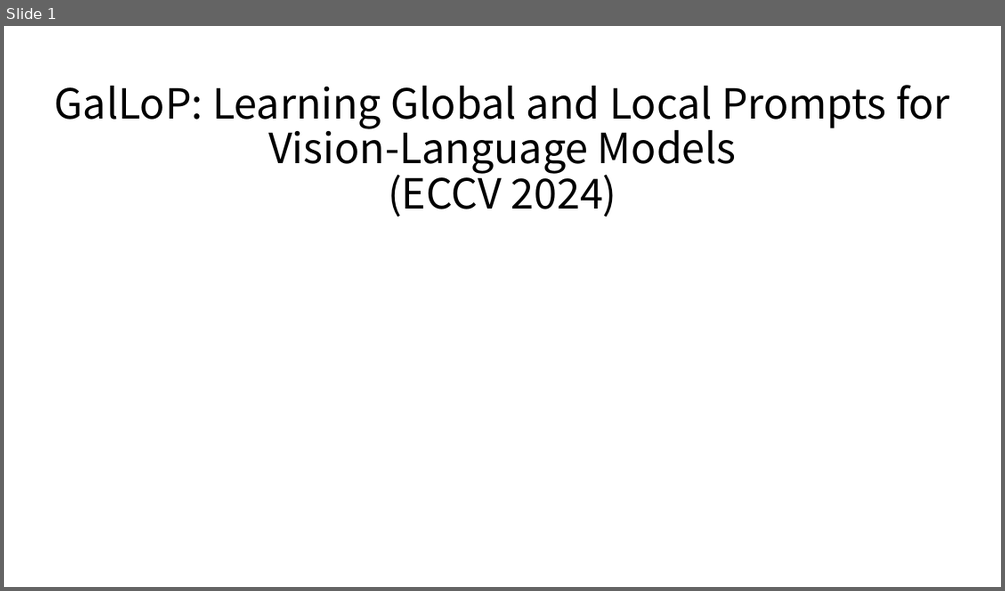
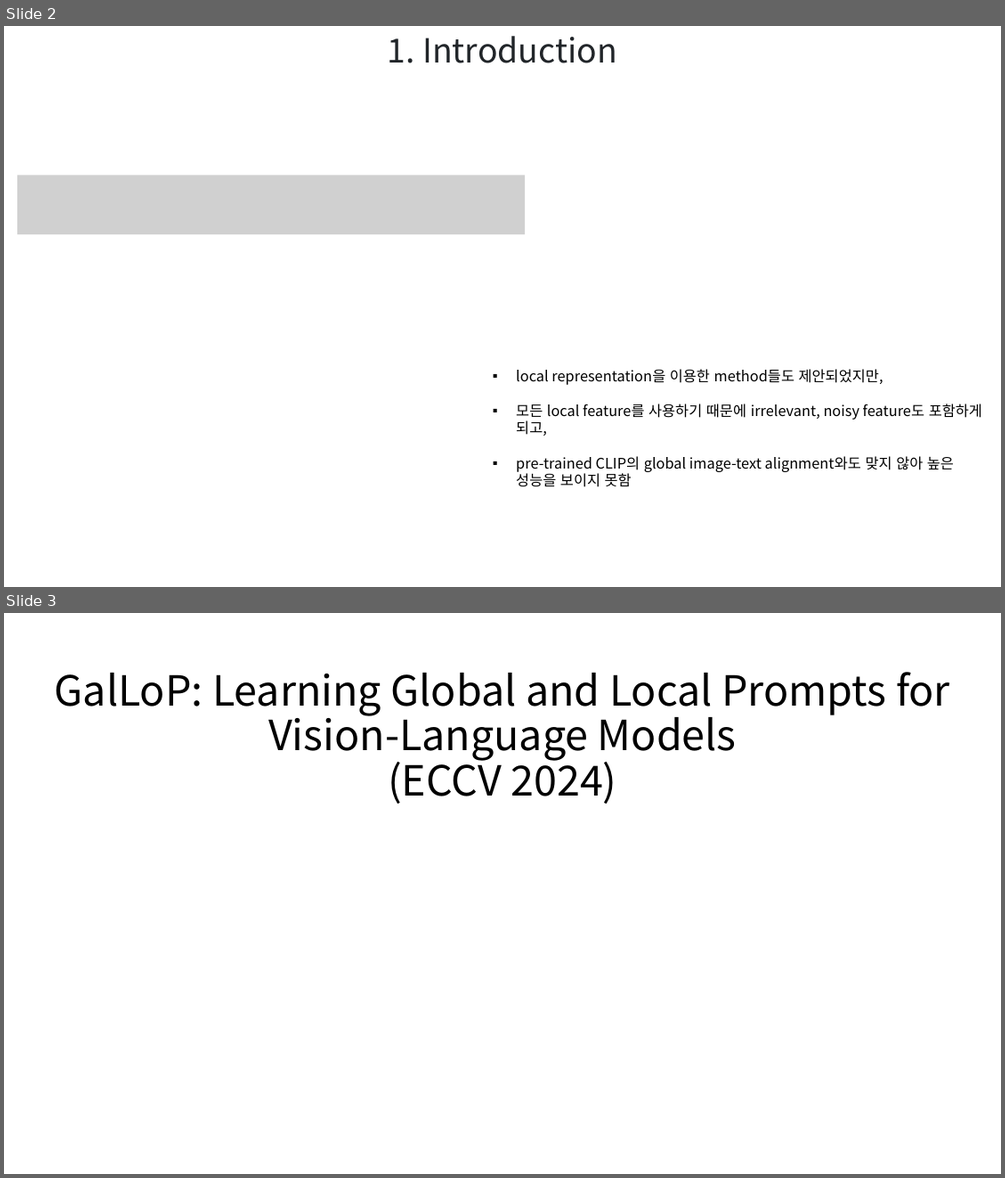
Before and after one commit to hbcho03/cvpr, a slide deck: CVPR/논문/DA(ECCV) PPT.pptx. Shown one above the other, each under a label of ours: slide 1 before the commit, slides 2 and 3 after it. The pictures are 1005x591 and 1005x1178 pixels, drawn with LibreOffice and Linux fonts; fonts in the diff are those of the drawing; grey boxes stand for pictures. Boxes give left, top, right and bottom in pixels: in the first picture for what was removed or moved away, otherwise in the second. Text is boxed around its words. In the diff, an @@ line names an element or a change of style, - is before the commit and + after.

```diff
--- a/CVPR/논문/DA(ECCV) PPT.pptx
+++ b/CVPR/논문/DA(ECCV) PPT.pptx
@@ slide 2 added at [4, 26, 1001, 587], background #FFFFFF @@
@@ text added at [388, 36, 617, 63], 32 pt, text #212529 @@
+1. Introduction
@@ picture added at [17, 175, 526, 234] @@
@@ text added at [516, 369, 982, 487], 14 pt, text #000000 @@
+▪ local representation을 이용한 method들도 제안되었지만,
+▪ 모든 local feature를 사용하기 때문에 irrelevant, noisy feature도 포함하게 되고,
+▪ pre-trained CLIP의 global image-text alignment와도 맞지 않아 높은 성능을 보이지 못함
@@ what was slide 1 is now slide 3 @@
```
Also in this commit, not shown: 4 slides changed, 4 other slides added, 2 other files.
